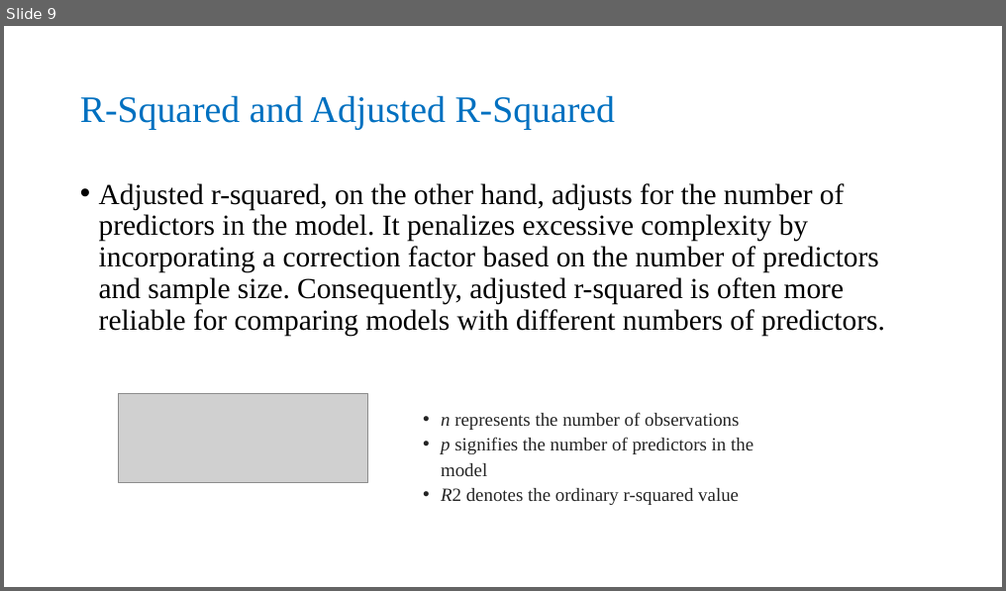
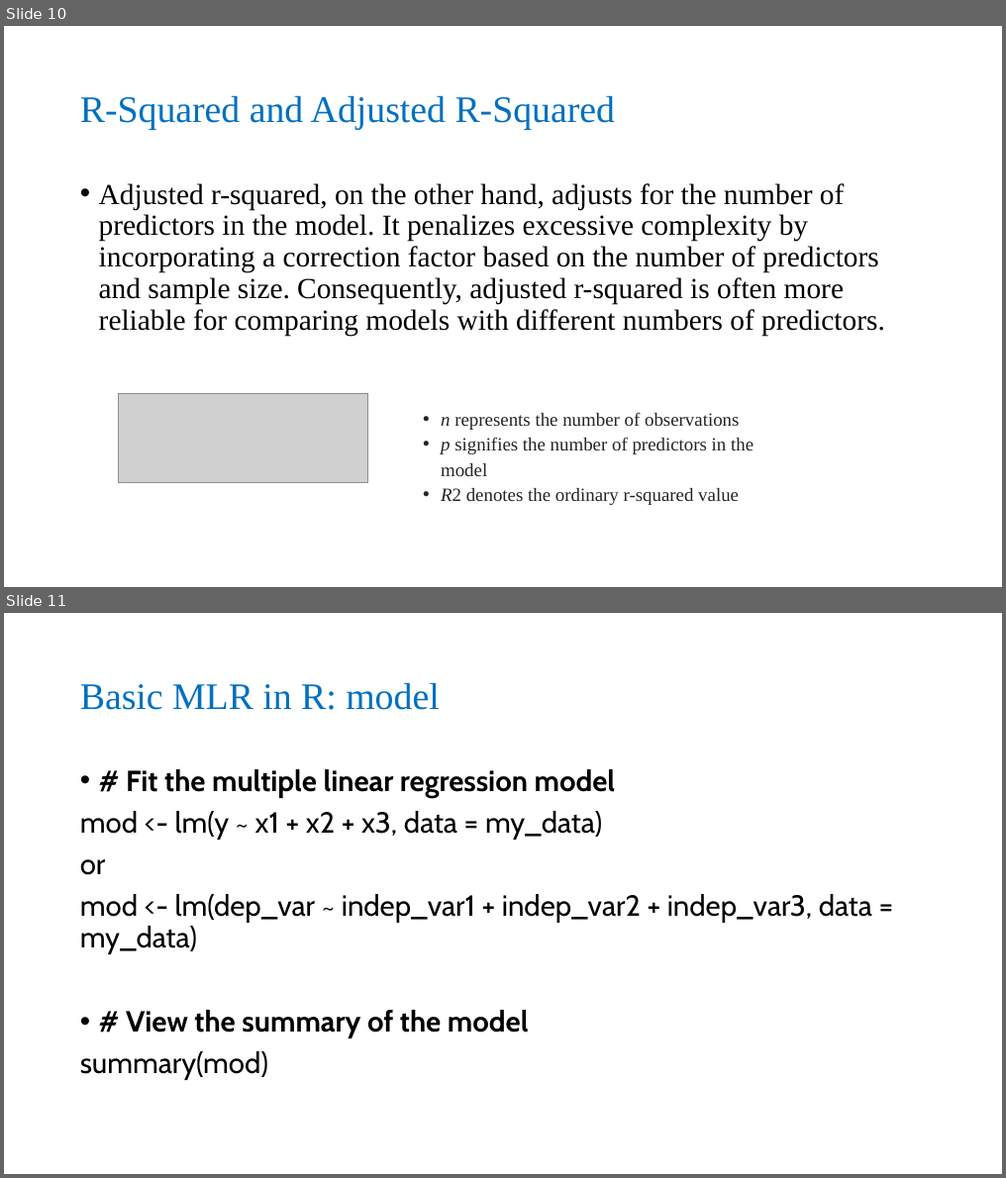
Before and after one commit to PEGutierrezF/Stats_Grad, a slide deck: Module 13 Multiple Linear Regression/Multiple Linear Regression Lecturer 2024 .pptx. Shown one above the other, each under a label of ours: slide 9 before the commit, slides 10 and 11 after it. The pictures are 1006x591 and 1006x1178 pixels, drawn with LibreOffice and Linux fonts; fonts in the diff are those of the drawing; grey boxes stand for pictures. Boxes give left, top, right and bottom in pixels: in the first picture for what was removed or moved away, otherwise in the second. Text is boxed around its words. In the diff, an @@ line names an element or a change of style, - is before the commit and + after.

Commit message:
data

```diff
--- a/Module 13 Multiple Linear Regression/Multiple Linear Regression Lecturer 2024 .pptx
+++ b/Module 13 Multiple Linear Regression/Multiple Linear Regression Lecturer 2024 .pptx
@@ slide 11 added at [4,613,1002,1174], background #FFFFFF @@
@@ title added at [80,682,439,710], 36 pt, text #0070C0 @@
+Basic MLR in R: model
@@ text added at [80,769,872,1080], 28 pt, text #000000 @@
+• # Fit the multiple linear regression model
+mod <- lm(y ~ x1 + x2 + x3, data = my_data)
+or
+mod <- lm(dep_var ~ indep_var1 + indep_var2 + indep_var3, data = my_data)
+• # View the summary of the model
+summary(mod)
@@ what was slide 9 is now slide 10 @@
```
Also in this commit, not shown: 1 slide changed, 3 other slides added, 3 other files.
